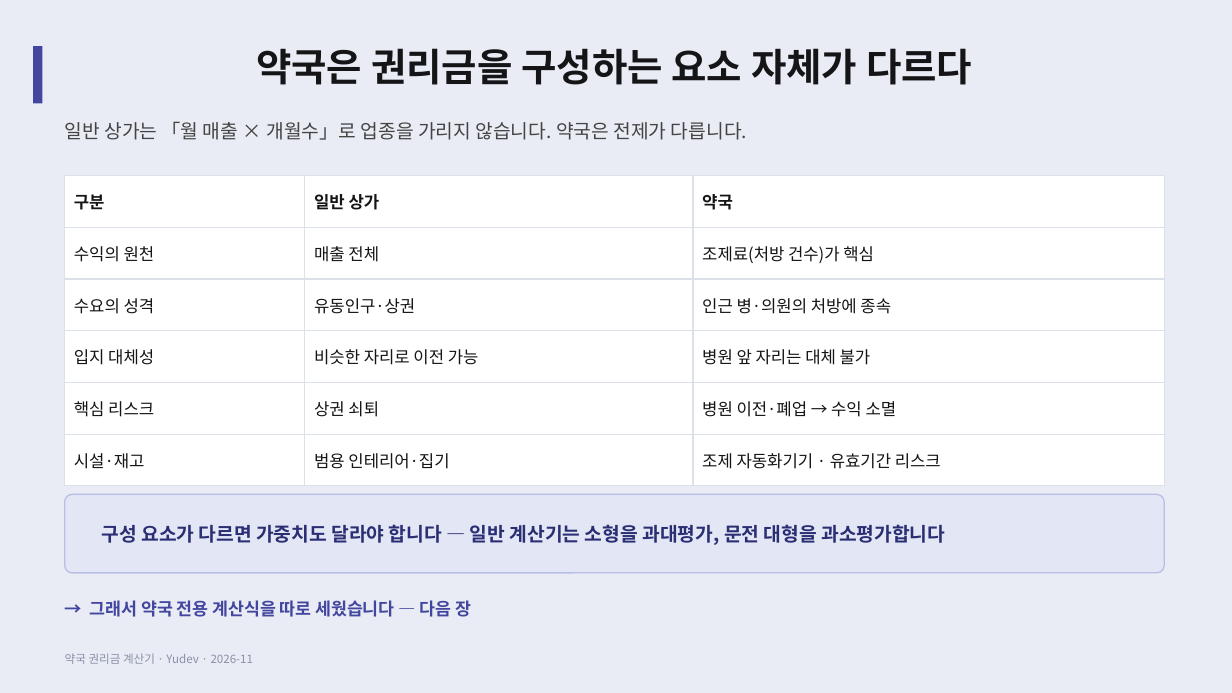
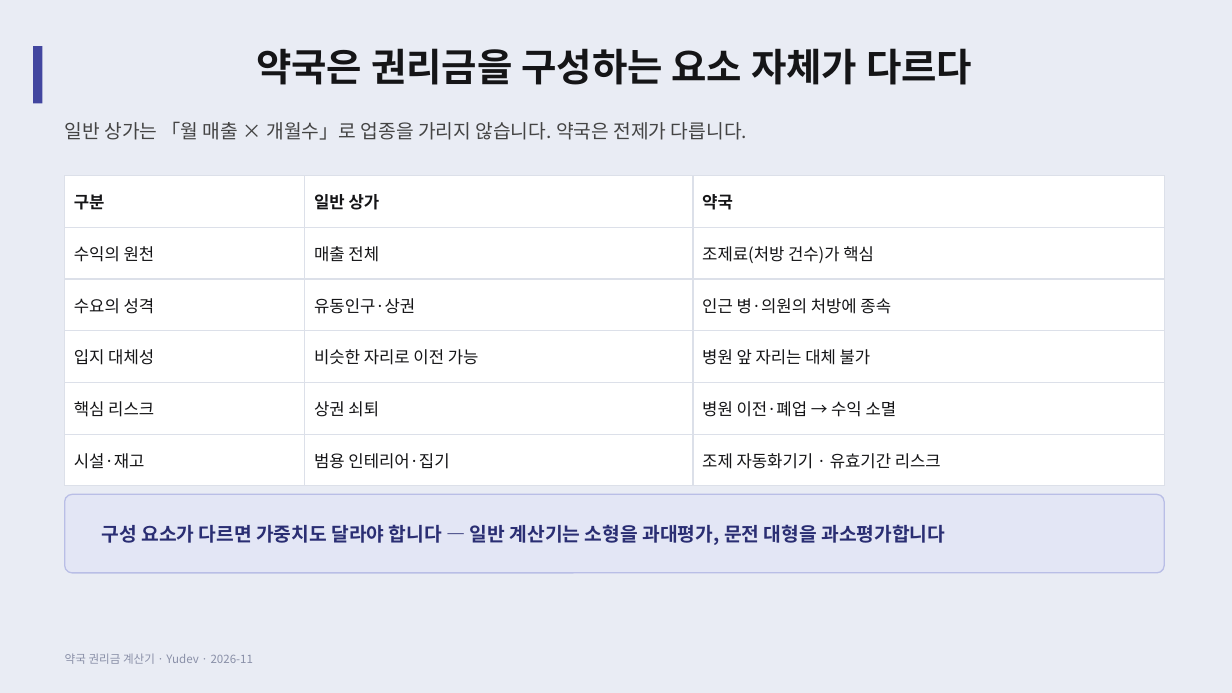
Before and after one commit to YUSEONCHUN/calculating, a slide deck: slide 4 of doc/slides/권리금계산기_프로젝트.pptx. Drawn at 1232x693 pixels with LibreOffice and Linux fonts; fonts in the diff are those of the drawing. Boxes give left, top, right and bottom in pixels: in the first picture for what was removed or moved away, otherwise in the second. Text is boxed around its words. In the diff, an @@ line names an element or a change of style, - is before the commit and + after.

```diff
--- a/doc/slides/권리금계산기_프로젝트.pptx
+++ b/doc/slides/권리금계산기_프로젝트.pptx
@@ text removed at [90,600,471,617] @@
-→ 그래서 약국 전용 계산식을 따로 세웠습니다 — 다음 장
```
Also in this commit, not shown: 13 other slides changed, 2 other files.
